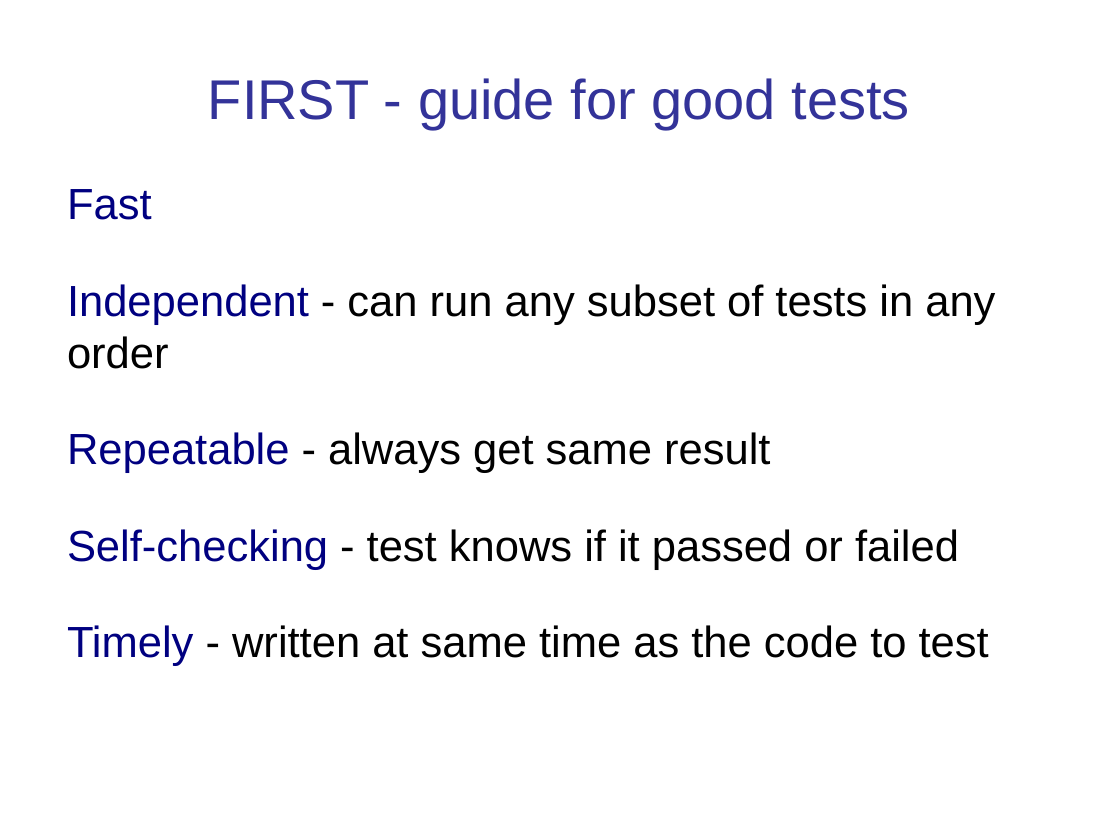
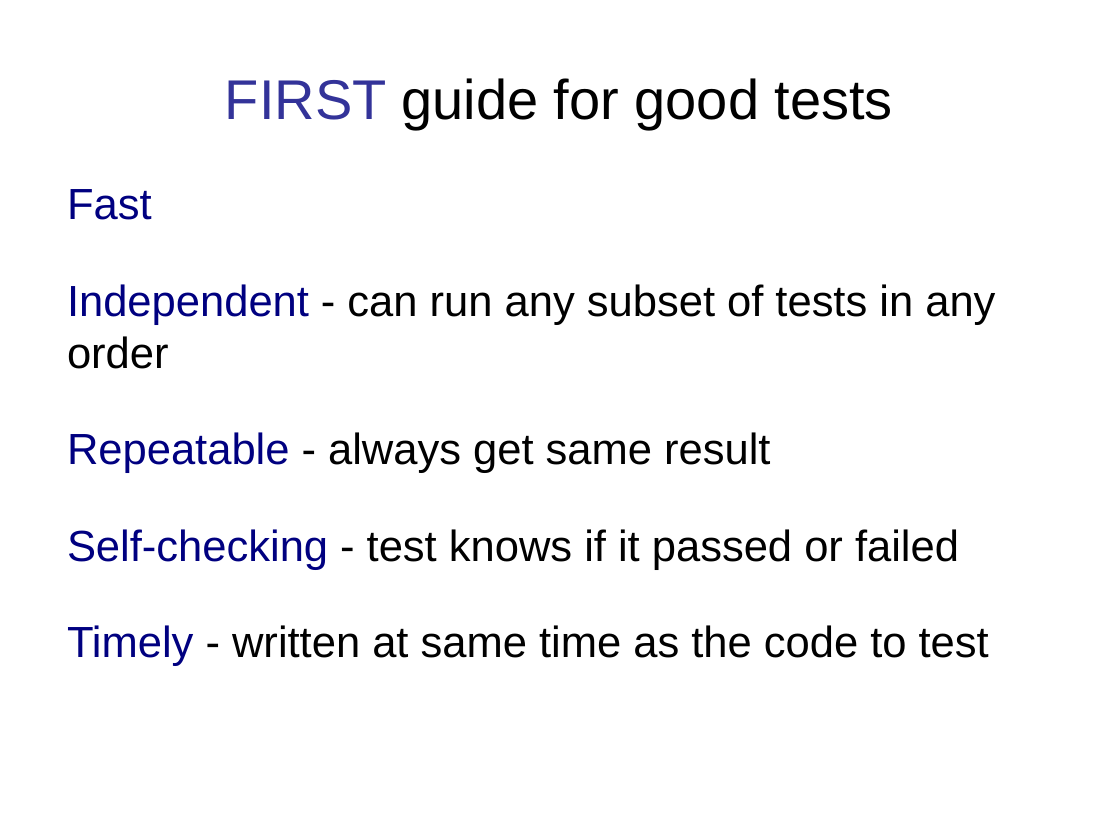
Before and after one commit to cpske/ISP, a slide deck: slide 20 of testing/Intro-to-Unit-Testing.ppt. Drawn at 1120x840 pixels with LibreOffice and Linux fonts; fonts in the diff are those of the drawing. Boxes give left, top, right and bottom in pixels: in the first picture for what was removed or moved away, otherwise in the second. Text is boxed around its words. In the diff, an @@ line names an element or a change of style, - is before the commit and + after.

```diff
--- a/testing/Intro-to-Unit-Testing.ppt
+++ b/testing/Intro-to-Unit-Testing.ppt
@@ title at [225,78,893,128]: text changed; text colour #333399 to #000000 @@
-FIRST - guide for good tests
+FIRST guide for good tests
```
Also in this commit, not shown: 3 other slides changed, 5 other files.
